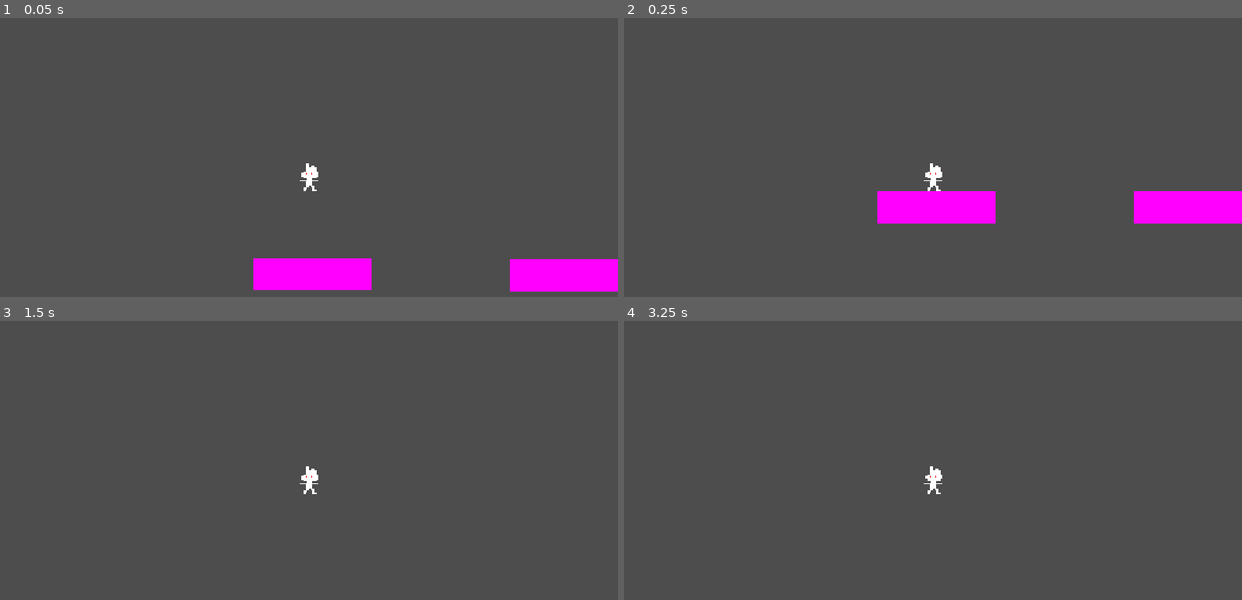
Above: before the commit, frames 1-4 (two rows, left to right).
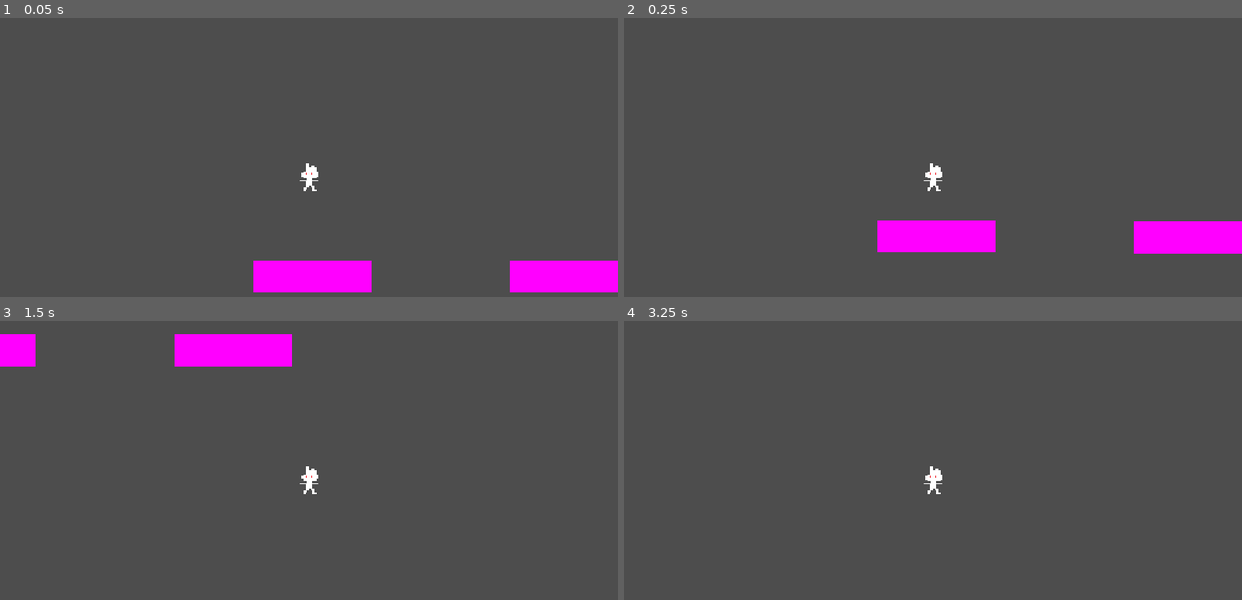
Above: after the commit, the same moments.

Repository: assembakr00/fall-jam
Game: Godot game, scene res://scenes/areas_in_world/level_1.tscn
Same seed, same stepped clock (60 frames per second), same inputs: the game is played once before the commit and once after it.
Inputs:
- Up to frame 1 (0.05 s): no input
- Up to frame 2 (0.25 s): no input
- Up to frame 3 (1.5 s): hold D (move_right) from 0.53 s (still down); tap W (move_up) at 0.77 s
- Up to frame 4 (3.25 s): tap W (move_up) at 1.52, 3.02 s; release D (move_right) at 2.03 s; hold A (move_left) 2.03-2.78 s; tap Enter at 2.75 s; hold D (move_right) from 2.78 s (still down)

The runs differ from the first frame. In frame 1, 0.5% of the frame differs, in the area x 41-100%, y 86-99%; in frame 2, 7.8%, in the area x 41-100%, y 62-85%; in frame 3, 2.9%; in frame 4, less than 0.1%.

Commit message:
Added testing for what animation should play

Diff:
--- a/scripts/player/player.gd
+++ b/scripts/player/player.gd
@@ -2,28 +2,45 @@
 
 
 const SPEED = 800.0
-const JUMP_VELOCITY = -300.0
+const JUMP_VELOCITY = -350.0
 
 # Used to smooth the movement slightly
 var target_vel = Vector2(0, 0)
 # How fast the player can accelerate, not actually pixels per second squared
 var player_acceleration = 5
-# Max speed at which the player can fall
-var terminal_velocity = 700
 # Scales the speed at which you move vertically
-var vertical_scale = 12
+var vertical_scale = 7
+
+# If the player is moving at less than this speed, they are stopped
+var stopping_speed = 0.1
 
 func _physics_process(delta: float) -> void:
-	# Add the gravity.
-	#if not is_on_floor():
-		#velocity += get_gravity() * delta
 
 	# ALlow the player to move around
 	move(delta)
 
+	print(get_animation_type())
 
 	move_and_slide()
 
+func get_animation_type():
+	print("velocity is ", velocity)
+
+	# Check if the player is stopped
+	if abs(velocity.length()) < stopping_speed:
+		return "idle"
+
+	# Check if the player is falling
+	if velocity.y > stopping_speed:
+		return "fall"
+
+	# Check if the player is jumping up
+	if velocity.y < -stopping_speed:
+		return "jump"
+
+	# Check if the player is moving to the left or right
+	if abs(velocity.x) > stopping_speed:
+		return "move"
 
 func move(delta):
 	target_vel = Vector2.ZERO
@@ -33,6 +50,7 @@
 		if Input.is_action_pressed("move_up"):
 			velocity.y = JUMP_VELOCITY * vertical_scale
 	else:
+		# Add gravity
 		velocity += get_gravity() * delta * vertical_scale
 
 	if Input.is_action_pressed("move_left"):
